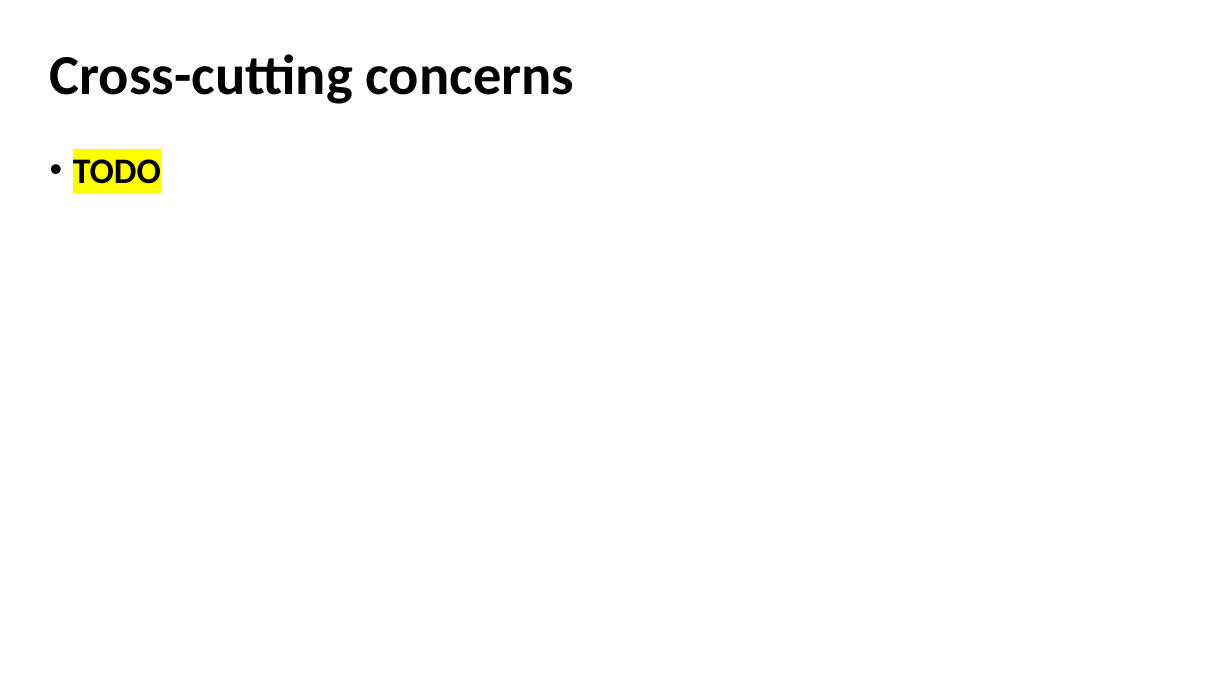
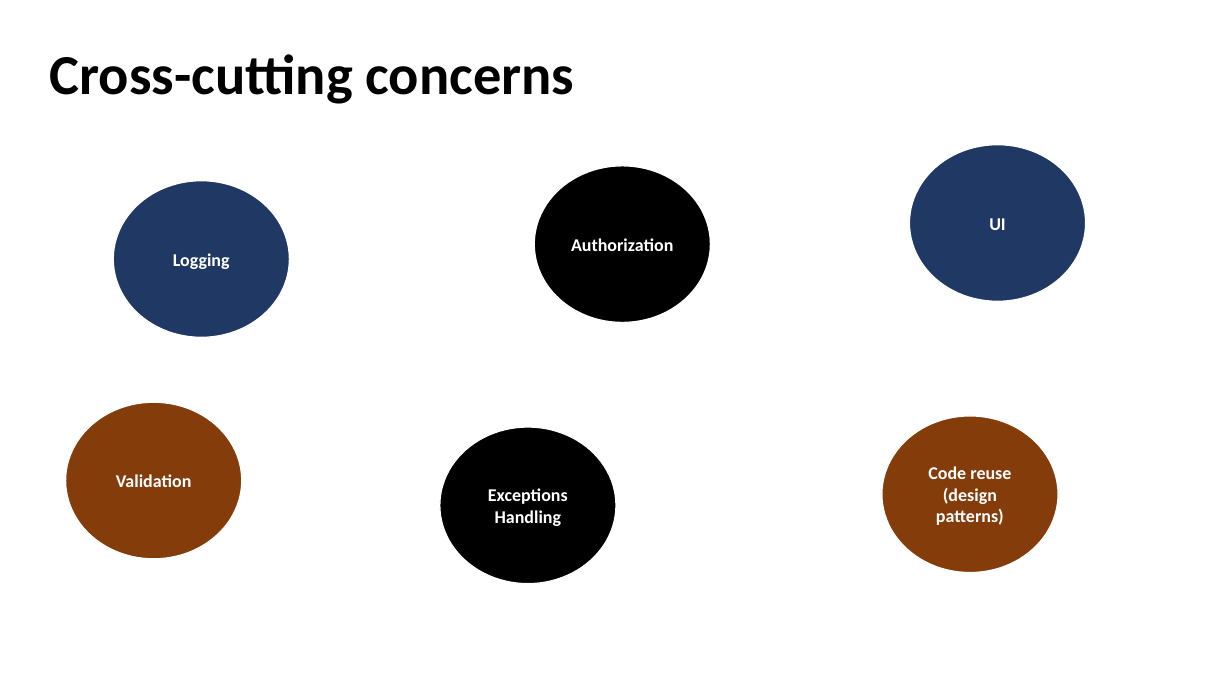
Before and after one commit to akotek/AOP, a slide deck: slide 5 of src/Final Project Presentation.pptx. Drawn at 1232x693 pixels with LibreOffice and Linux fonts; fonts in the diff are those of the drawing. Boxes give left, top, right and bottom in pixels: in the first picture for what was removed or moved away, otherwise in the second. Text is boxed around its words. In the diff, an @@ line names an element or a change of style, - is before the commit and + after.

Commit message:
ValidationAspect impl, naming changes, logger additions

```diff
--- a/src/Final Project Presentation.pptx
+++ b/src/Final Project Presentation.pptx
@@ ellipse added at [909,145,1086,302], fill #203864, outline #FFFFFF 1 pt, 14 pt, text #FFFFFF, bold @@
+UI
@@ text removed at [73,159,161,184] @@
-• TODO
@@ ellipse added at [534,165,711,323], fill #000000, outline #FFFFFF 1 pt, 14 pt, text #FFFFFF, bold @@
+Authorization
@@ ellipse added at [114,181,290,338], fill #203864, outline #FFFFFF 1 pt, 14 pt, text #FFFFFF, bold @@
+Logging
@@ ellipse added at [66,402,242,559], fill #843C0B, outline #FFFFFF 1 pt, 14 pt, text #FFFFFF, bold @@
+Validation
@@ ellipse added at [882,416,1058,573], fill #843C0B, outline #FFFFFF 1 pt, 14 pt, text #FFFFFF, bold @@
+Code reuse (design patterns)
@@ ellipse added at [440,427,616,584], fill #000000, outline #FFFFFF 1 pt, 14 pt, text #FFFFFF, bold @@
+Exceptions Handling
```
Also in this commit, not shown: 9 other slides changed, 9 slides added, 3 slides removed, 4 other files.
